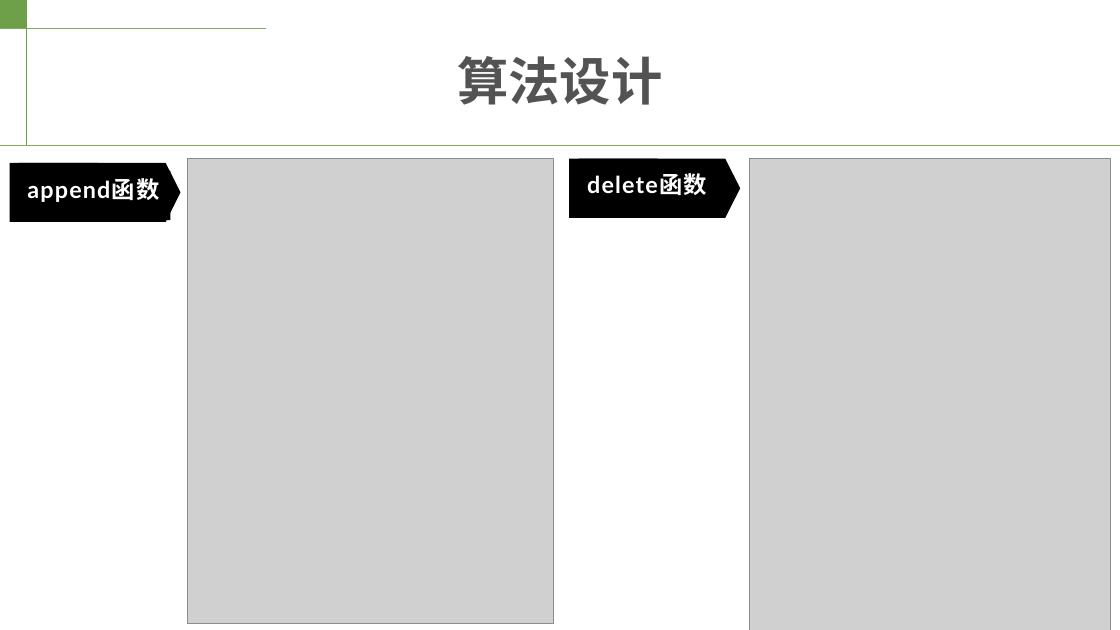
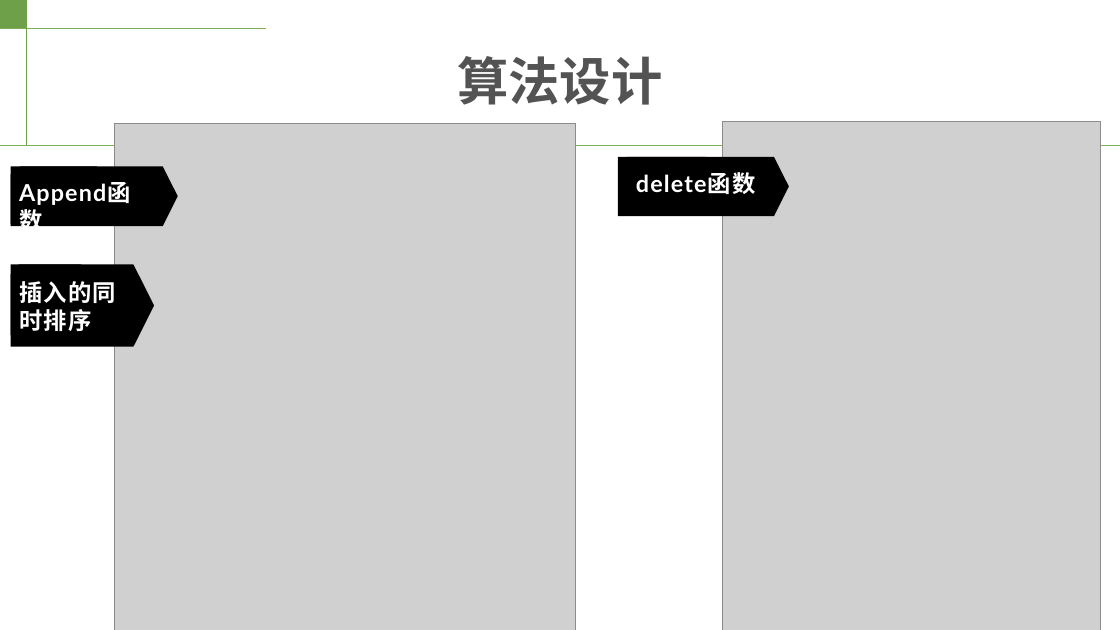
Before and after one commit to Erewhon-Lucy/BPLP_demo, a slide deck: slide 11 of 把你们的感想扔到这里/不向C语言低头小组.pptx (slide 8 before the commit). Drawn at 1120x630 pixels with LibreOffice and Linux fonts; fonts in the diff are those of the drawing; grey boxes stand for pictures. Boxes give left, top, right and bottom in pixels: in the first picture for what was removed or moved away, otherwise in the second. Text is boxed around its words. In the diff, an @@ line names an element or a change of style, - is before the commit and + after.

```diff
--- a/把你们的感想扔到这里/不向C语言低头小组.pptx
+++ b/把你们的感想扔到这里/不向C语言低头小组.pptx
@@ picture: place and size @@
-picture at (187, 159, 554, 624)
+picture at (115, 124, 576, 630)
@@ picture: place and size @@
-picture at (749, 159, 1110, 630)
+picture at (723, 121, 1102, 630)
@@ rectangle "Append函数": place and size @@
-rectangle "Append函数" at (19, 171, 171, 220)
+rectangle "Append函数" at (11, 175, 163, 225)
@@ pentagon arrow: place and size @@
-pentagon arrow at (9, 163, 180, 222)
+pentagon arrow at (11, 166, 178, 226)
@@ pentagon arrow: place and size @@
-pentagon arrow at (19, 163, 104, 188)
+pentagon arrow at (20, 166, 103, 192)
@@ text in rectangle at (27, 178, 159, 202): text changed @@
-append函数
+Append函数
@@ 2 pentagon arrows, 1 rectangle: place and size @@
-2 pentagon arrows, 1 rectangle at (570, 159, 740, 218)
+2 pentagon arrows, 1 rectangle at (618, 157, 789, 216)
@@ pentagon arrow added at (11, 265, 155, 347), fill #000000 @@
@@ pentagon arrow added at (18, 265, 90, 300), fill #000000 @@
@@ text added at (19, 281, 116, 331), 20 pt, text #FFFFFF, bold @@
+插入的同时排序
```
Also in this commit, not shown: 6 other slides changed, 3 slides added, 3 slides removed, 3 other files.
